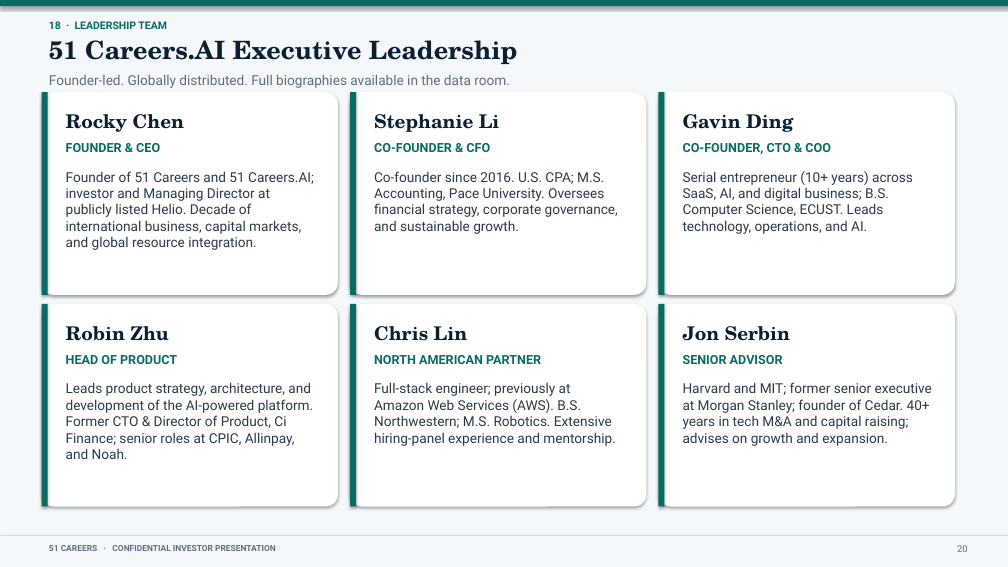
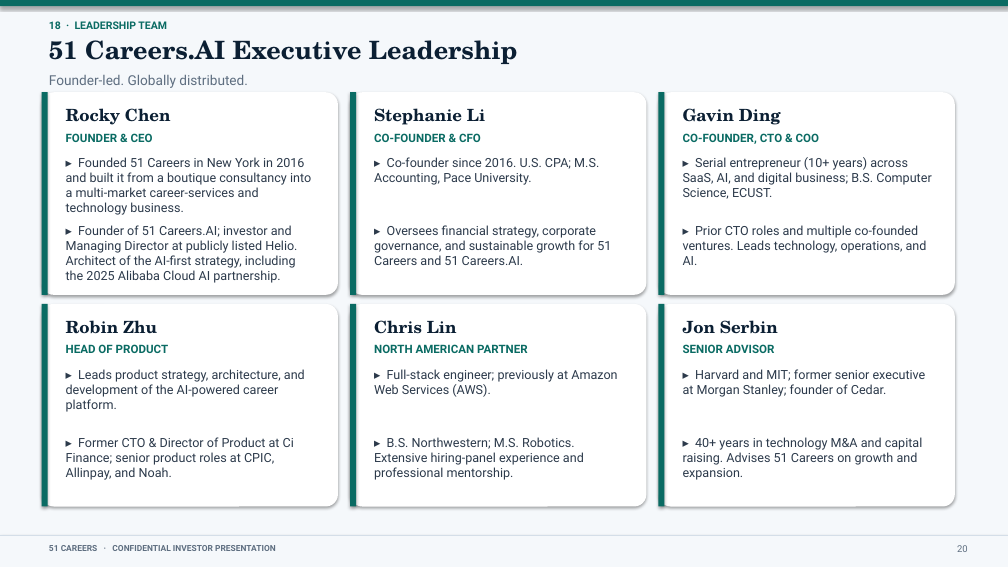
Before and after one commit to anthonyleedu/anthonyleedu, a slide deck: slide 20 of 51Careers_Addition.pptx. Drawn at 1008x567 pixels with LibreOffice and Linux fonts; fonts in the diff are those of the drawing. Boxes give left, top, right and bottom in pixels: in the first picture for what was removed or moved away, otherwise in the second. Text is boxed around its words. In the diff, an @@ line names an element or a change of style, - is before the commit and + after.

```diff
--- a/51Careers_Addition.pptx
+++ b/51Careers_Addition.pptx
@@ text at (x1=49, y1=75, x2=247, y2=88): text changed @@
-Founder-led. Globally distributed. Full biographies available in the data room.
+Founder-led. Globally distributed.
@@ size 12 to 11 pt in 6 elements at (x1=66, y1=344, x2=169, y2=353), (x1=374, y1=344, x2=528, y2=353), (x1=683, y1=344, x2=775, y2=353), (x1=66, y1=133, x2=153, y2=142), (x1=374, y1=133, x2=481, y2=142), (x1=683, y1=133, x2=820, y2=144) @@
@@ 3 texts moved together from (x1=66, y1=143, x2=831, y2=154) to (x1=66, y1=133, x2=820, y2=144) @@
@@ text added at (x1=66, y1=157, x2=311, y2=215), 12 pt, text #2C3A4B @@
+▸ Founded 51 Careers in New York in 2016 and built it from a boutique consultancy into a multi-market career-services and technology business.
@@ text at (x1=374, y1=157, x2=599, y2=185): text changed; size 13 to 12 pt @@
-Co-founder since 2016. U.S. CPA; M.S. Accounting, Pace University. Oversees financial strategy, corporate governance, and sustainable growth.
+▸ Co-founder since 2016. U.S. CPA; M.S. Accounting, Pace University.
@@ text at (x1=683, y1=157, x2=931, y2=199): text changed; size 13 to 12 pt @@
-Serial entrepreneur (10+ years) across SaaS, AI, and digital business; B.S. Computer Science, ECUST. Leads technology, operations, and AI.
+▸ Serial entrepreneur (10+ years) across SaaS, AI, and digital business; B.S. Computer Science, ECUST.
@@ text at (x1=66, y1=225, x2=297, y2=283): text changed; size 13 to 12 pt @@
-Founder of 51 Careers and 51 Careers.AI; investor and Managing Director at publicly listed Helio. Decade of international business, capital markets, and global resource integration.
+▸ Founder of 51 Careers.AI; investor and Managing Director at publicly listed Helio. Architect of the AI-first strategy, including the 2025 Alibaba Cloud AI partnership.
@@ text added at (x1=374, y1=225, x2=611, y2=265), 12 pt, text #2C3A4B @@
+▸ Oversees financial strategy, corporate governance, and sustainable growth for 51 Careers and 51 Careers.AI.
@@ text added at (x1=683, y1=225, x2=927, y2=265), 12 pt, text #2C3A4B @@
+▸ Prior CTO roles and multiple co-founded ventures. Leads technology, operations, and AI.
@@ size 18 to 16 pt in 6 elements at (x1=66, y1=108, x2=171, y2=125), (x1=374, y1=108, x2=485, y2=125), (x1=683, y1=108, x2=781, y2=125), (x1=66, y1=320, x2=157, y2=334), (x1=374, y1=320, x2=457, y2=334), (x1=683, y1=320, x2=778, y2=334) @@
@@ text "HEAD OF PRODUCT" moved from (x1=66, y1=355, x2=177, y2=364) to (x1=66, y1=344, x2=169, y2=353) @@
@@ text "NORTH AMERICAN PARTNER" moved from (x1=374, y1=355, x2=541, y2=364) to (x1=374, y1=344, x2=528, y2=353) @@
@@ text "SENIOR ADVISOR" moved from (x1=683, y1=355, x2=783, y2=364) to (x1=683, y1=344, x2=775, y2=353) @@
@@ text added at (x1=66, y1=369, x2=305, y2=412), 12 pt, text #2C3A4B @@
+▸ Leads product strategy, architecture, and development of the AI-powered career platform.
@@ text added at (x1=374, y1=369, x2=617, y2=397), 12 pt, text #2C3A4B @@
+▸ Full-stack engineer; previously at Amazon Web Services (AWS).
@@ text added at (x1=683, y1=369, x2=926, y2=397), 12 pt, text #2C3A4B @@
+▸ Harvard and MIT; former senior executive at Morgan Stanley; founder of Cedar.
@@ text at (x1=66, y1=437, x2=294, y2=480): text changed; size 13 to 12 pt @@
-Leads product strategy, architecture, and development of the AI-powered platform. Former CTO & Director of Product, Ci Finance; senior roles at CPIC, Allinpay, and Noah.
+▸ Former CTO & Director of Product at Ci Finance; senior product roles at CPIC, Allinpay, and Noah.
@@ text at (x1=374, y1=437, x2=584, y2=480): text changed; size 13 to 12 pt @@
-Full-stack engineer; previously at Amazon Web Services (AWS). B.S. Northwestern; M.S. Robotics. Extensive hiring-panel experience and mentorship.
+▸ B.S. Northwestern; M.S. Robotics. Extensive hiring-panel experience and professional mentorship.
@@ text at (x1=683, y1=437, x2=923, y2=480): text changed; size 13 to 12 pt @@
-Harvard and MIT; former senior executive at Morgan Stanley; founder of Cedar. 40+ years in tech M&A and capital raising; advises on growth and expansion.
+▸ 40+ years in technology M&A and capital raising. Advises 51 Careers on growth and expansion.
```
Also in this commit, not shown: 1 other file.
